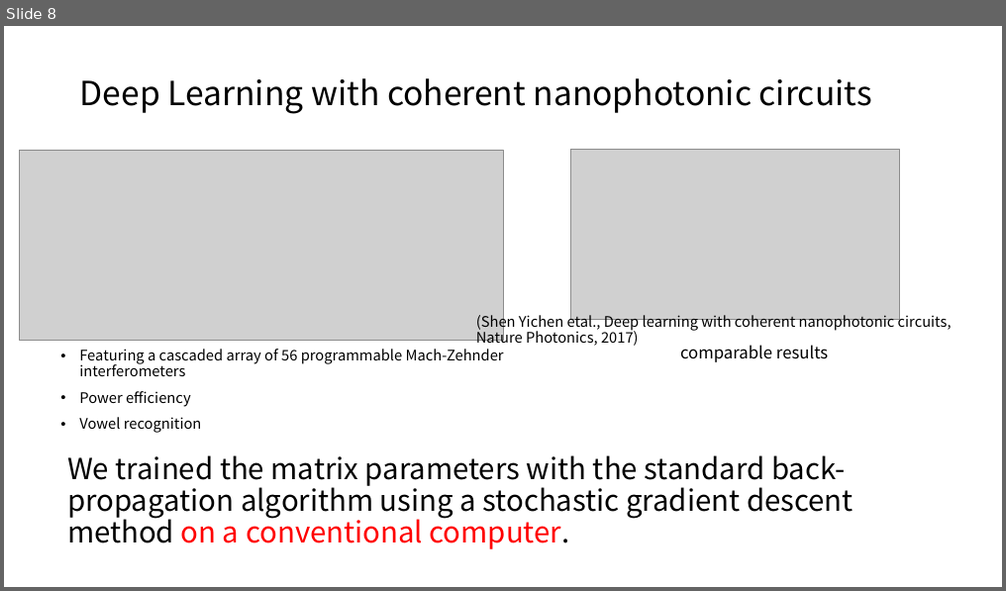
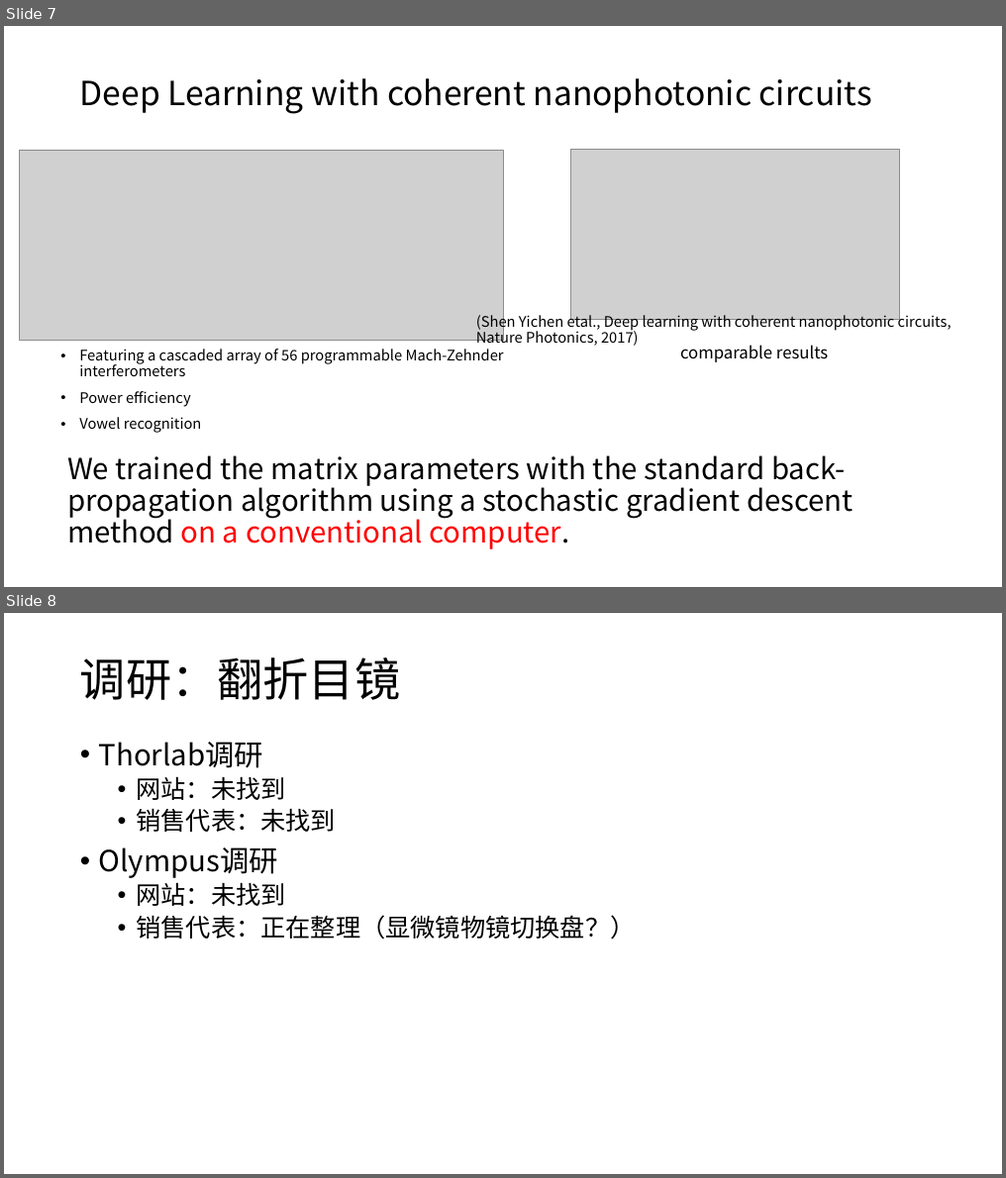
Before and after one commit to lucaschang95/DiscussionWithLin, a slide deck: Workspace0828/20190828-Summary, learning time for DP.pptx. Shown one above the other, each under a label of ours: slide 8 before the commit, slides 7 and 8 after it. The pictures are 1006x591 and 1006x1178 pixels, drawn with LibreOffice and Linux fonts; fonts in the diff are those of the drawing; grey boxes stand for pictures. Boxes give left, top, right and bottom in pixels: in the first picture for what was removed or moved away, otherwise in the second. Text is boxed around its words. In the diff, an @@ line names an element or a change of style, - is before the commit and + after.

```diff
--- a/Workspace0828/20190828-Summary, learning time for DP.pptx
+++ b/Workspace0828/20190828-Summary, learning time for DP.pptx
@@ slide 8 added at [4,613,1002,1174], background #FFFFFF @@
@@ title added at [80,658,400,700], 44 pt, text #000000 @@
+调研：翻折目镜
@@ text added at [99,742,636,940], 24 pt, text #000000 @@
+• Thorlab调研
+  • 网站：未找到
+  • 销售代表：未找到
+• Olympus调研
+  • 网站：未找到
+  • 销售代表：正在整理（显微镜物镜切换盘？）
@@ what was slide 8 is now slide 7 @@
```
Also in this commit, not shown: 2 other slides added, 1 slide removed.
